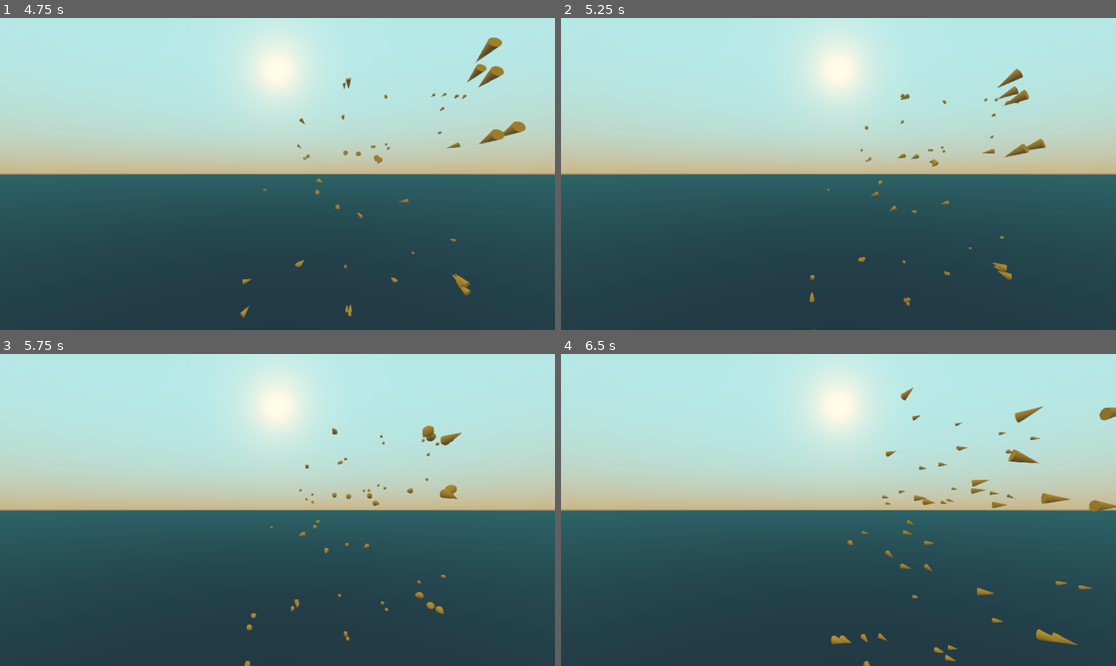
Above: before the commit, frames 1-4 (two rows, left to right).
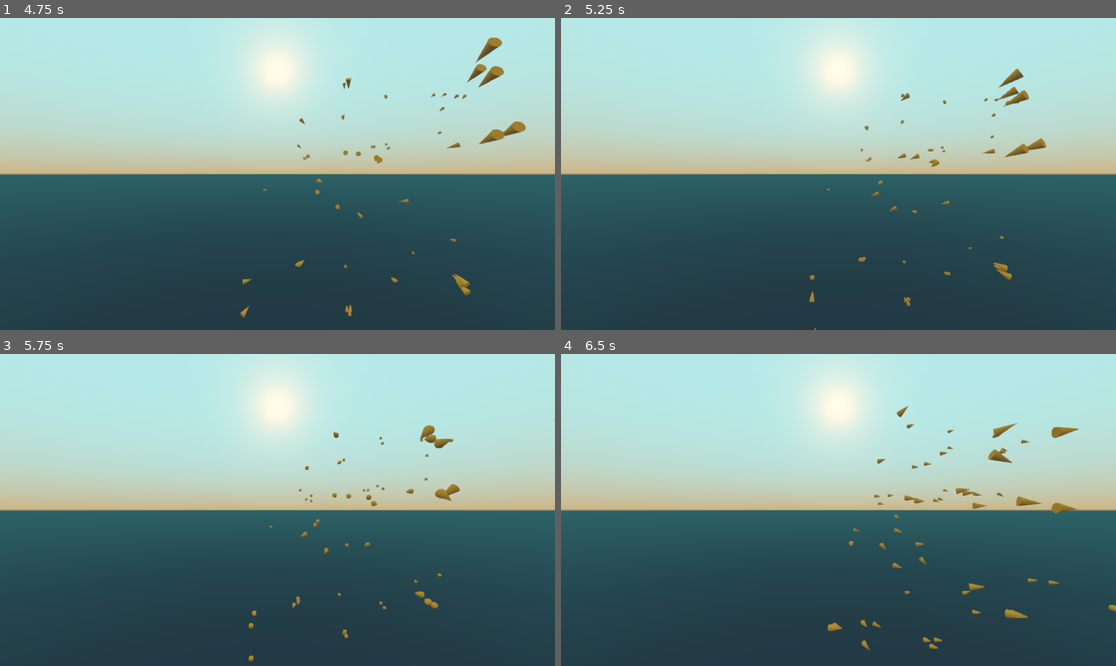
Above: after the commit, the same moments.

Repository: exocetfalling/ExoBoids
Game: Godot game, scene res://scenes/test_scene.tscn
The game is run twice, just before and just after one commit, with the same random seed, the same clock (stepped at 60 frames per second) and the same inputs.
Inputs:
- Up to frame 1 (4.75 s): hold Right (ui_right) 0.53-1.28 s; hold Down (ui_down) 1.28-2.03 s; hold Right (ui_right) 2.03-2.78 s; hold Up (ui_up) 2.78-3.53 s; hold Left (ui_left) from 3.53 s (still down)
- Up to frame 2 (5.25 s): release Left (ui_left) at 5.03 s; hold Down (ui_down) from 5.03 s (still down)
- Up to frame 3 (5.75 s): keep holding Down (ui_down)
- Up to frame 4 (6.5 s): release Down (ui_down) at 5.78 s; hold Right (ui_right) from 5.78 s (still down)

Frame 1 is identical in both runs. In frame 2, 0.2% of the frame differs, in the area x 44-88%, y 16-100%; in frame 3, 0.8%; in frame 4, 2.9%, in the area x 48-100%, y 10-100%.

Commit message:
Revert "Update boid.gd"
This reverts commit 1f7370005e6b1b10ee7853bd4960b4bff79f988d.

Diff:
--- a/entities/boid/boid.gd
+++ b/entities/boid/boid.gd
@@ -84,7 +84,7 @@
 		boid_randomness_period = rand_range(2, 5)
 
 		# Set new speed
-		boid_speed_scalar = rand_range(3, 6)
+		boid_speed_scalar = rand_range(2, 5)
 
 		# Set random vector
 		boid_random_vector.x = boid_speed_scalar * rand_range(-1, 1)
